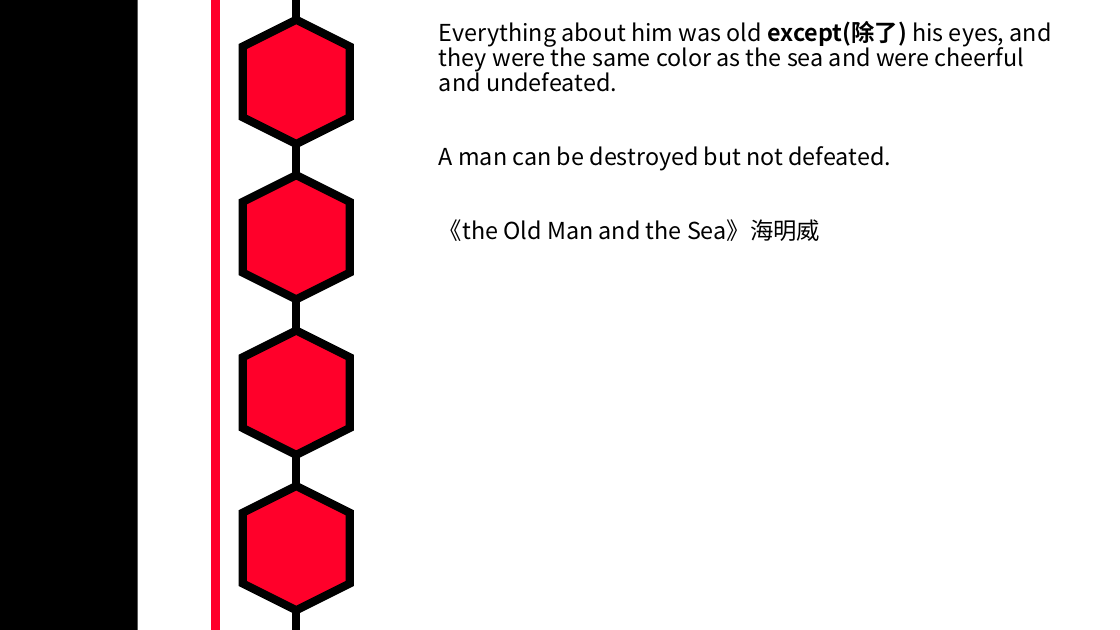
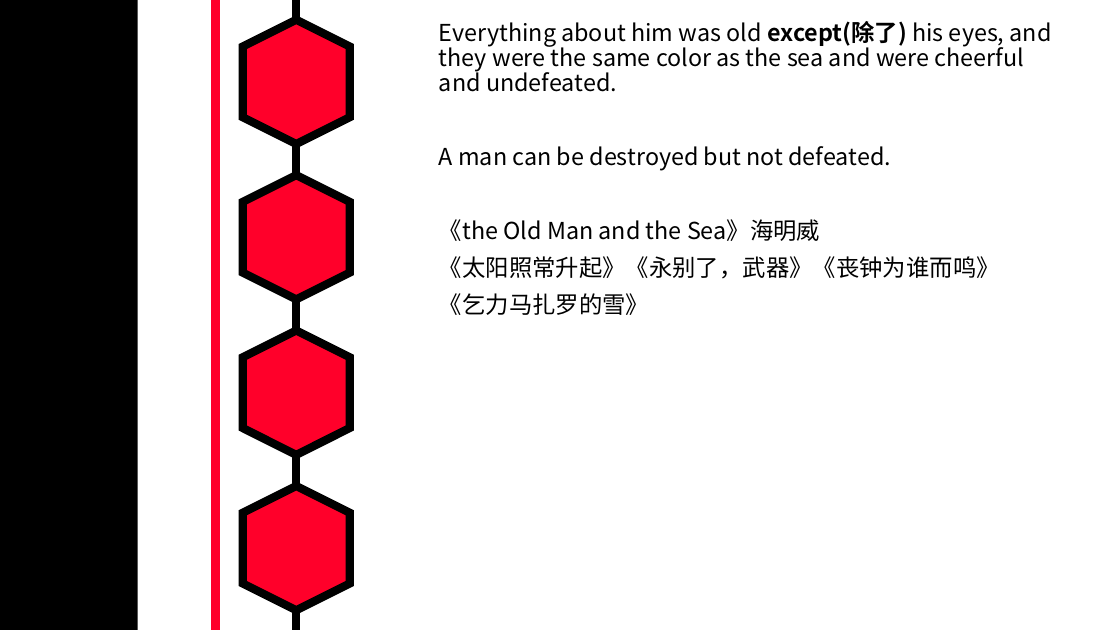
Before and after one commit to MarkShen1992/PPT-template, a slide deck: slide 32 of morning reading/iridescent english sentenses.pptx. Drawn at 1120x630 pixels with LibreOffice and Linux fonts; fonts in the diff are those of the drawing. Boxes give left, top, right and bottom in pixels: in the first picture for what was removed or moved away, otherwise in the second. Text is boxed around its words. In the diff, an @@ line names an element or a change of style, - is before the commit and + after.

```diff
--- a/morning reading/iridescent english sentenses.pptx
+++ b/morning reading/iridescent english sentenses.pptx
@@ text at (439,256,1000,315): paragraphs added @@
+《太阳照常升起》《永别了，武器》《丧钟为谁而鸣》
+《乞力马扎罗的雪》
```
Also in this commit, not shown: 1 slide added.
